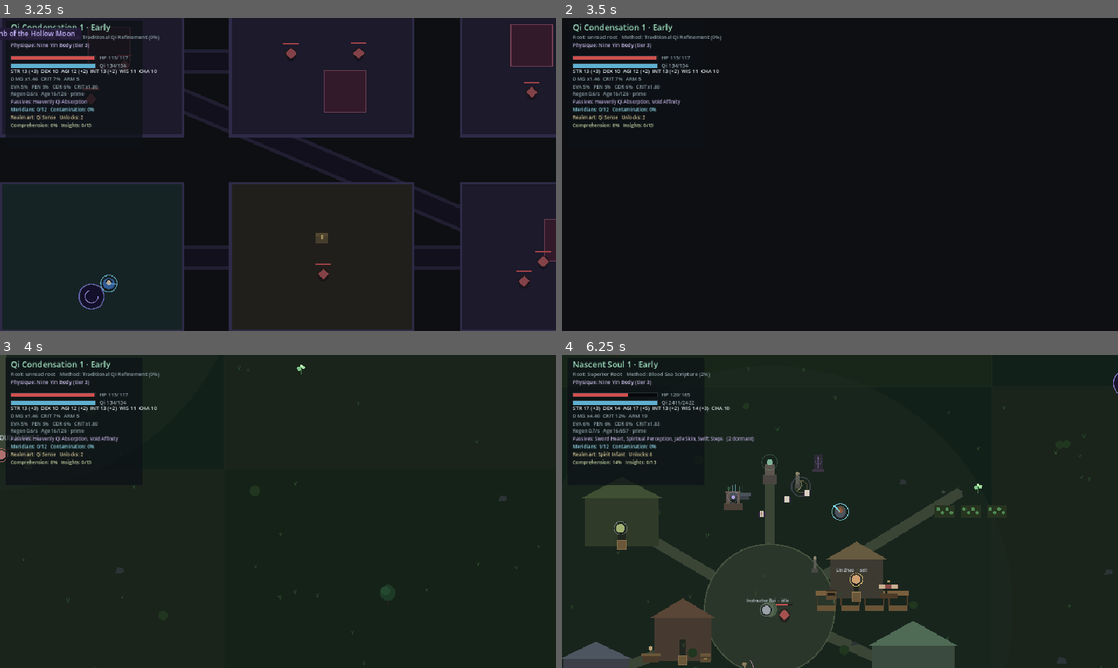
Above: before the commit, frames 1-4 (two rows, left to right).
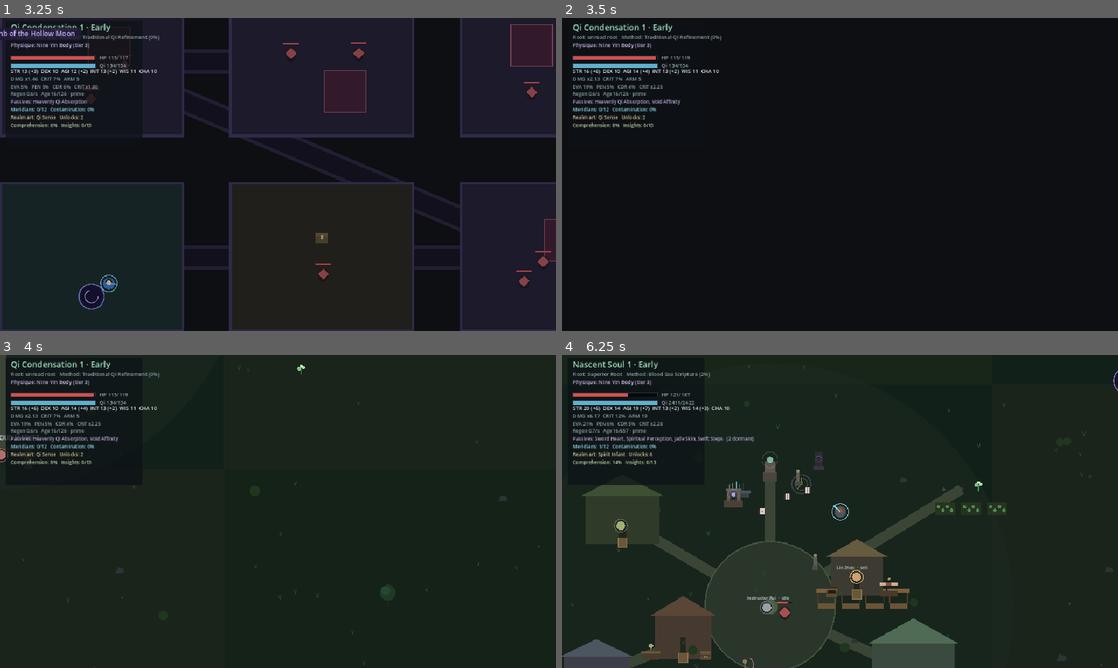
Above: after the commit, the same moments.

Repository: jiinzaa-creates/eternal-ascension
Game: Godot game, scene res://tests/integration.tscn
Same seed, same stepped clock (60 frames per second), same inputs: the game is played once before the commit and once after it. This scene is started directly instead of the project's main scene.
Inputs (mouse positions are in pixels of both pictures, inside the frame that each line leads up to):
- Up to frame 1 (3.25 s): tap Enter (accept) at 0.5 s; move the mouse to (400, 158) at 0.52 s; hold D (move_right) 0.53-1.25 s; hold Ctrl (block) 0.53-1.25 s; click (400, 158) at 0.67 s; tap F (meditate) at 0.8, 2.3 s; drag from (166, 190) to (250, 237) at 1.27 s; move the mouse to (333, 105) at 2.02 s; hold D (move_right) 2.03-2.75 s; hold Enter (accept) 2.03-2.75 s; drag from (250, 237) to (111, 127) at 2.77 s
- Up to frame 2 (3.5 s): no input
- Up to frame 3 (4 s): move the mouse to (444, 558) at 3.52 s; hold A (move_left) from 3.53 s (still down); tap ] (bar_next) at 3.6 s; tap F (meditate) at 3.8 s
- Up to frame 4 (6.25 s): release A (move_left) at 4.25 s; drag from (673, 464) to (756, 433) at 4.27 s; move the mouse to (867, 511) at 5.02 s; hold S (move_down) 5.03-5.75 s; hold Ctrl (block) 5.03-5.75 s; click (867, 511) at 5.17 s; tap F (meditate) at 5.3 s; drag from (756, 433) to (728, 527) at 5.77 s

Frame 1 is identical in both runs. In frame 2, 0.1% of the frame differs, in the area x 3-23%, y 12-23%; in frame 3, 0.1%; in frame 4, 3.8%, in the area x 0-100%, y 3-100%.

Commit message:
M41: add authored unique relics with sources and kill effects
Two hand-written relics now drop once per save from the Warden and the
inheritance altar, carry fixed rolls and lore through saves, and return Qi
or health on a kill while worn. Validation rejects a source or effect the
code cannot honour.

Diff:
--- a/game/core/db.gd
+++ b/game/core/db.gd
@@ -25,6 +25,7 @@
 var enemy_archetypes: Array = []
 var spirit_beasts: Array = []
 var bosses: Array = []
+var uniques: Array = []
 var origins: Array = []
 var physiques: Array = []
 var weapon_types: Array = []
@@ -59,6 +60,7 @@
 	enemy_archetypes = _read("enemy_archetypes.json").get("archetypes", [])
 	spirit_beasts = _read("spirit_beasts.json").get("beasts", [])
 	bosses = _read("bosses.json").get("bosses", [])
+	uniques = _read("uniques.json").get("uniques", [])
 	origins = _read("origins.json").get("origins", [])
 	physiques = _read("physiques.json").get("physiques", [])
 	weapon_types = _read("weapons.json").get("weapon_types", [])
@@ -79,6 +81,7 @@
 	_index("enemy_archetype", enemy_archetypes)
 	_index("spirit_beast", spirit_beasts)
 	_index("boss", bosses)
+	_index("unique", uniques)
 	_index("origin", origins)
 	_index("physique", physiques)
 	_index("weapon_type", weapon_types)
@@ -447,6 +450,44 @@
 				problems.append("item base %s conflicts with unused tag %s" % [b.get("id", "?"), String(tag)])
 	if prefixes.is_empty() or suffixes.is_empty():
 		problems.append("item affix pools are empty")
+
+	# Authored relics: an id a save can reference, a base whose slot agrees, one
+	# real acquisition source, one known effect with an amount, and real mods.
+	if uniques.is_empty():
+		problems.append("no unique items defined")
+	for u in uniques:
+		var unique_id := String(u.get("id", ""))
+		if not Items.is_stable_id(unique_id) or not unique_id.begins_with("item.unique."):
+			problems.append("unique %s is not an item.unique.* id" % unique_id)
+		if String(u.get("name", "")) == "" or String(u.get("lore", "")) == "":
+			problems.append("unique %s has no name or lore" % unique_id)
+		var unique_base := by_id("base", String(u.get("base", "")))
+		if unique_base.is_empty():
+			problems.append("unique %s names unknown base %s" % [unique_id, String(u.get("base", ""))])
+		elif String(unique_base.get("slot", "")) != String(u.get("slot", "")):
+			problems.append("unique %s slot disagrees with its base" % unique_id)
+		var source := String(u.get("source", ""))
+		var source_ok := source == Uniques.ALTAR_SOURCE \
+			or (source.begins_with("boss.") and not by_id("boss", source).is_empty())
+		if not source_ok:
+			problems.append("unique %s has unknown source %s" % [unique_id, source])
+		var effect: Dictionary = u.get("effect", {})
+		if not Uniques.EFFECTS.has(String(effect.get("id", ""))):
+			problems.append("unique %s has no known effect" % unique_id)
+		elif float(effect.get("amount", 0.0)) <= 0.0:
+			problems.append("unique %s effect has no amount" % unique_id)
+		var unique_mods: Array = u.get("mods", [])
+		if unique_mods.is_empty():
+			problems.append("unique %s has no mods" % unique_id)
+		for mod in unique_mods:
+			if typeof(mod) != TYPE_DICTIONARY:
+				problems.append("unique %s has a malformed mod" % unique_id)
+				continue
+			var mod_stat := String((mod as Dictionary).get("stat", ""))
+			if not (Attributes.KEYS.has(mod_stat) or StatBlock.PERCENT_STATS.has(mod_stat) or StatBlock.FLAT_STATS.has(mod_stat)):
+				problems.append("unique %s uses unknown stat %s" % [unique_id, mod_stat])
+		if int(u.get("value", 0)) <= 0:
+			problems.append("unique %s has no value" % unique_id)
 	var affix_ids: Dictionary = {}
 	for pool in [prefixes, suffixes]:
 		for a in pool:
--- /dev/null
+++ b/game/data/uniques.json
@@ -0,0 +1,38 @@
+{
+  "uniques": [
+    {
+      "id": "item.unique.hollow_moon_blade",
+      "name": "Hollow Moon Blade",
+      "base": "base.sword.iron_jian",
+      "slot": "weapon",
+      "ilvl": 7,
+      "rarity": 3,
+      "value": 480,
+      "source": "boss.tomb_warden",
+      "lore": "Ground from the warden's shadow, it remembers every oath the tomb broke.",
+      "effect": {"id": "qi_on_kill", "amount": 12.0, "text": "Restores 12 Qi for every kill"},
+      "mods": [
+        {"id": "prefix.sharpened", "stat": "physical_damage_pct", "value": 38.0, "text": "+38% physical damage"},
+        {"id": "prefix.ruinous", "stat": "crit_damage", "value": 45.0, "text": "+45% critical damage"},
+        {"id": "suffix.tiger", "stat": "str", "value": 6.0, "text": "+6 STR"}
+      ]
+    },
+    {
+      "id": "item.unique.cloudstep_sash",
+      "name": "Cloudstep Sash",
+      "base": "base.robe.cloud_silk",
+      "slot": "armor",
+      "ilvl": 6,
+      "rarity": 3,
+      "value": 380,
+      "source": "site.inheritance_altar",
+      "lore": "Woven by a body that never touched the floor of the tomb it died in.",
+      "effect": {"id": "mend_on_kill", "amount": 5.0, "text": "Restores 5 health for every kill"},
+      "mods": [
+        {"id": "prefix.flowing", "stat": "move_speed_pct", "value": 16.0, "text": "+16% movement speed"},
+        {"id": "suffix.evasion", "stat": "evasion", "value": 14.0, "text": "+14% evasion"},
+        {"id": "suffix.cloud", "stat": "agi", "value": 4.0, "text": "+4 AGI"}
+      ]
+    }
+  ]
+}
--- a/game/entities/player.gd
+++ b/game/entities/player.gd
@@ -1085,12 +1085,21 @@
 	return gained
 
 
-## Kills feed the blood method; other methods ignore them.
+## Kills feed the blood method; other methods ignore them. Worn relics can also
+## return health or Qi per kill, and a broken relic returns nothing.
 func on_kill(ilvl: int = 1) -> void:
 	if cultivation.method_id == "method.blood":
 		cultivation.add_blood_charge(3.0 + float(maxi(1, ilvl)) * 2.0)
 	# Every death is a lesson, whether or not the character wanted it.
 	gain_comprehension(2.0)
+	var relic := Uniques.kill_effects(equipment, DB)
+	var healed := float(relic.get("hp", 0.0))
+	if healed > 0.0 and hp > 0.0:
+		hp = minf(hp_max, hp + healed)
+	var qi_gain := float(relic.get("qi", 0.0))
+	if qi_gain > 0.0 and cultivation.qi < cultivation.qi_max(stats):
+		cultivation.qi = minf(cultivation.qi_max(stats), cultivation.qi + qi_gain)
+		Bus.cultivation_changed.emit()
 
 
 func toggle_meditation() -> void:
--- a/game/scenes/main.gd
+++ b/game/scenes/main.gd
@@ -1688,6 +1688,7 @@
 		Bus.toast.emit("The altar's body is no greater than the one you already carry.")
 	if not learned and not gained:
 		Bus.toast.emit("The altar yields nothing you can still use.")
+	_grant_unique(Uniques.ALTAR_SOURCE)
 	Bus.cultivation_changed.emit()
 
 
@@ -1815,6 +1816,27 @@
 		realm_instance.spawn_beast(String(ids[i]), at, 2)
 
 
+## Authored relics are one per save. The boss and the altar ask for their
+## source's relic, and an id already worn or bagged is never granted twice.
+func _grant_unique(source: String) -> void:
+	if player == null:
+		return
+	var owned := Uniques.owned_ids(player.equipment, player.inventory)
+	var rules := Uniques.new(DB)
+	for entry in DB.uniques:
+		if String(entry.get("source", "")) != source:
+			continue
+		var unique_id := String(entry.get("id", ""))
+		if owned.has(unique_id):
+			continue
+		var relic := rules.make(unique_id)
+		if relic.is_empty():
+			continue
+		player.pick_up(relic)
+		Bus.toast.emit("Relic — %s. %s" % [String(relic.get("name", "?")), String(relic.get("lore", ""))])
+		return
+
+
 ## Paid once per stable boss id. The reward is the boss' own, not the ordinary
 ## loot roll: stones and one guaranteed piece at the declared rarity.
 func _on_boss_defeated(id: String, _at: Vector2) -> void:
@@ -1836,6 +1858,8 @@
 	else:
 		player.pick_up(item)
 		Bus.toast.emit("%s falls. You take the %s." % [name, String(item.get("name", "spoils"))])
+	# Boss ids are already stable `boss.*` keys, matching the relic's source.
+	_grant_unique(id)
 	Bus.player_stats_changed.emit()
 
 
--- a/game/systems/items.gd
+++ b/game/systems/items.gd
@@ -34,7 +34,7 @@
 const FIELDS: Array[String] = [
 	"id", "seed", "base", "base_name", "slot", "weapon_type", "ilvl", "rarity",
 	"rarity_name", "name", "implicit", "base_damage", "armor", "mods", "value",
-	"count", "durability",
+	"unique", "lore", "count", "durability",
 ]
 
 
@@ -159,6 +159,8 @@
 	out["armor"] = maxf(0.0, float(data.get("armor", 0.0)))
 	out["mods"] = _normalize_mods(data.get("mods", []))
 	out["value"] = maxi(0, int(data.get("value", 0)))
+	out["unique"] = bool(data.get("unique", false))
+	out["lore"] = String(data.get("lore", ""))
 	out["count"] = clampi(int(data.get("count", 1)), 1, 999)
 	if DURABLE_SLOTS.has(String(out["slot"])):
 		var maximum := max_durability(String(out["slot"]))
@@ -310,8 +312,11 @@
 	return total
 
 
-## "Spirit Herb x3" for a stack, the plain name for a single item.
+## "Spirit Herb x3" for a stack, the plain name for a single item, and a diamond
+## for an authored relic so it reads as unique in every list.
 static func label(item: Dictionary) -> String:
 	var name := String(item.get("name", "?"))
+	if bool(item.get("unique", false)):
+		name = "◆ " + name
 	var count := int(item.get("count", 1))
 	return name if count <= 1 else "%s x%d" % [name, count]
--- /dev/null
+++ b/game/systems/uniques.gd
@@ -0,0 +1,114 @@
+class_name Uniques
+extends RefCounted
+## Authored relics: hand-written items with fixed rolls, lore, one source and one
+## effect. They are never produced by `ItemGen`; an instance exists only because a
+## source granted it, and its id is stable so a save can carry it.
+
+const EFFECTS: Array[String] = ["qi_on_kill", "mend_on_kill"]
+const ALTAR_SOURCE := "site.inheritance_altar"
+
+var db: Node
+
+
+func _init(database: Node) -> void:
+	db = database
+
+
+func find(id: String) -> Dictionary:
+	if db == null:
+		return {}
+	var entry: Dictionary = db.by_id("unique", id)
+	return entry
+
+
+func is_unique(item: Dictionary) -> bool:
+	return bool(item.get("unique", false)) and not find(String(item.get("id", ""))).is_empty()
+
+
+## The authored item, canonicalised. Base numbers come from the base; every
+## affix and its value comes from the data, so the same relic is always the same
+## relic and a save only has to store what it became.
+func make(id: String) -> Dictionary:
+	var entry := find(id)
+	if entry.is_empty():
+		return {}
+	var base: Dictionary = db.by_id("base", String(entry.get("base", "")))
+	if base.is_empty():
+		return {}
+	var item := {
+		"id": String(entry.get("id", "")),
+		"seed": 0,
+		"base": String(base.get("id", "")),
+		"base_name": String(base.get("name", "")),
+		"slot": String(base.get("slot", entry.get("slot", ""))),
+		"weapon_type": String(base.get("weapon_type", "")),
+		"ilvl": maxi(1, int(entry.get("ilvl", 1))),
+		"rarity": clampi(int(entry.get("rarity", ItemGen.RARITY_NAMES.size() - 1)), 0, ItemGen.RARITY_NAMES.size() - 1),
+		"name": String(entry.get("name", "Relic")),
+		"implicit": String(base.get("implicit", "")),
+		"base_damage": float(base.get("damage", 0.0)),
+		"armor": float(base.get("armor", 0.0)),
+		"mods": entry.get("mods", []),
+		"value": maxi(0, int(entry.get("value", 0))),
+		"unique": true,
+		"lore": String(entry.get("lore", "")),
+	}
+	return Items.normalize_item(item)
+
+
+func for_source(source: String) -> Array:
+	var out: Array = []
+	for entry in db.uniques:
+		if String(entry.get("source", "")) == source:
+			out.append(entry)
+	return out
+
+
+## Ids already in hand, worn or bagged. A relic is granted once per save.
+static func owned_ids(equipment: Dictionary, inventory: Array) -> Dictionary:
+	var out: Dictionary = {}
+	for slot in Items.EQUIP_SLOTS:
+		var worn: Variant = equipment.get(slot, {})
+		if typeof(worn) == TYPE_DICTIONARY:
+			var id := String((worn as Dictionary).get("id", ""))
+			if id != "":
+				out[id] = true
+	for entry in inventory:
+		if typeof(entry) != TYPE_DICTIONARY:
+			continue
+		var id := String((entry as Dictionary).get("id", ""))
+		if id != "":
+			out[id] = true
+	return out
+
+
+## Health and Qi worn relics return per kill. A broken relic is a broken relic:
+## it contributes nothing, exactly as it contributes no stats.
+static func kill_effects(equipment: Dictionary, database: Node) -> Dictionary:
+	var out := {"hp": 0.0, "qi": 0.0}
+	for slot in Items.EQUIP_SLOTS:
+		var worn: Variant = equipment.get(slot, {})
+		if typeof(worn) != TYPE_DICTIONARY:
+			continue
+		var item: Dictionary = worn
+		if item.is_empty() or not bool(item.get("unique", false)) or Items.is_broken(item):
+			continue
+		var entry: Dictionary = database.by_id("unique", String(item.get("id", "")))
+		var effect: Variant = entry.get("effect", {})
+		if typeof(effect) != TYPE_DICTIONARY:
+			continue
+		var amount := float((effect as Dictionary).get("amount", 0.0))
+		match String((effect as Dictionary).get("id", "")):
+			"qi_on_kill":
+				out["qi"] = float(out["qi"]) + amount
+			"mend_on_kill":
+				out["hp"] = float(out["hp"]) + amount
+	return out
+
+
+## A readable line for a relic's effect, or "" for anything ordinary.
+func effect_text(id: String) -> String:
+	var effect: Variant = find(id).get("effect", {})
+	if typeof(effect) != TYPE_DICTIONARY:
+		return ""
+	return String((effect as Dictionary).get("text", ""))
--- a/game/tests/integration.gd
+++ b/game/tests/integration.gd
@@ -2451,6 +2451,58 @@
 	player.equipment["talisman"] = m40_prev_talisman
 	player.rebuild_stats()
 
+	# --- uniques: authored relics, granted once, effective when worn -----------
+	var m41_rules := Uniques.new(DB)
+	var m41_blade := m41_rules.make("item.unique.hollow_moon_blade")
+	var m41_sash := m41_rules.make("item.unique.cloudstep_sash")
+	check(not m41_blade.is_empty() and not m41_sash.is_empty(), "both relics are authored")
+	var m41_owned := Uniques.owned_ids(player.equipment, player.inventory)
+	check(m41_owned.has("item.unique.hollow_moon_blade"), "the warden's fall granted its relic")
+	check(m41_owned.has("item.unique.cloudstep_sash"), "the altar granted its relic")
+
+	var m41_count_before := 0
+	for entry in player.inventory:
+		if String((entry as Dictionary).get("id", "")) == "item.unique.hollow_moon_blade":
+			m41_count_before += 1
+	for slot in Items.EQUIP_SLOTS:
+		var m41_worn: Dictionary = player.equipment.get(slot, {})
+		if String(m41_worn.get("id", "")) == "item.unique.hollow_moon_blade":
+			m41_count_before += 1
+	check(m41_count_before == 1, "a relic exists exactly once")
+	main._grant_unique("boss.tomb_warden")
+	var m41_count_after := 0
+	for entry in player.inventory:
+		if String((entry as Dictionary).get("id", "")) == "item.unique.hollow_moon_blade":
+			m41_count_after += 1
+	for slot in Items.EQUIP_SLOTS:
+		var m41_worn_again: Dictionary = player.equipment.get(slot, {})
+		if String(m41_worn_again.get("id", "")) == "item.unique.hollow_moon_blade":
+			m41_count_after += 1
+	check(m41_count_after == 1, "granting the same relic again does not duplicate it")
+
+	var m41_prev_weapon: Dictionary = player.equipment.get("weapon", {})
+	var m41_prev_armor: Dictionary = player.equipment.get("armor", {})
+	var m41_prev_hp := player.hp
+	var m41_prev_qi := player.cultivation.qi
+	player.equipment["weapon"] = m41_blade
+	player.rebuild_stats()
+	player.hp = 40.0
+	player.cultivation.qi = 0.0
+	player.on_kill(1)
+	check(player.cultivation.qi > 0.0, "the Hollow Moon Blade returns Qi on a kill")
+	check(approx(player.hp, 40.0), "and no health")
+	player.equipment["armor"] = m41_sash
+	player.rebuild_stats()
+	player.hp = 40.0
+	player.on_kill(1)
+	check(player.hp > 40.0, "the Cloudstep Sash returns health on a kill")
+	check(bool(Items.to_save(m41_blade).get("unique", false)), "a save carries the relic flag")
+	player.equipment["weapon"] = m41_prev_weapon
+	player.equipment["armor"] = m41_prev_armor
+	player.hp = m41_prev_hp
+	player.cultivation.qi = m41_prev_qi
+	player.rebuild_stats()
+
 	# --- save / load ---------------------------------------------------------
 	Save.delete_slot(96)
 	player.cultivation.qi = 12.0
--- a/game/tests/run_tests.gd
+++ b/game/tests/run_tests.gd
@@ -44,6 +44,7 @@
 	_item_tests()
 	_procedural_generation_tests()
 	_equipment_rules_tests()
+	_unique_tests()
 	_cultivation_tests()
 	_combat_tests()
 	_world_tests()
@@ -1990,6 +1991,70 @@
 	check(approx(float(rules.stat_map(modded)["str"]), 5.0), "affixes of the same stat sum")
 	check(Equipment.unit_for("physical_damage_pct") == "%", "percent affixes compare in percent")
 	check(Equipment.label_for("qi_max_flat") == "maximum Qi", "comparison labels are readable")
+
+
+# ---------------------------------------------------------------- uniques ----
+
+func _unique_tests() -> void:
+	print("[uniques] authored relics, effects and one-per-save ids")
+	var rules := Uniques.new(DB)
+	var blade := rules.make("item.unique.hollow_moon_blade")
+	check(not blade.is_empty(), "a relic is authored")
+	check(bool(blade.get("unique", false)), "a relic marks itself unique")
+	check(String(blade.get("lore", "")) != "", "a relic carries lore")
+	check(String(blade["slot"]) == "weapon" and float(blade["base_damage"]) > 0.0, "its base numbers come from the base")
+	check(int(blade["rarity"]) == ItemGen.RARITY_NAMES.size() - 1, "relics sit at the top shipped rarity")
+	check(Items.is_stable_id(String(blade["id"])), "its id is stable")
+	check(JSON.stringify(blade) == JSON.stringify(rules.make("item.unique.hollow_moon_blade")), "the same relic is always identical")
+	var mods: Array = blade["mods"]
+	check(mods.size() == 3, "fixed mods are authored, not rolled")
+	check(String((mods[0] as Dictionary)["stat"]) == "physical_damage_pct", "the first mod is fixed")
+	check(approx(float((mods[0] as Dictionary)["value"]), 38.0), "the mod value is fixed")
+	var plain := Items.normalize_item({"id": "item.test.plain", "slot": "weapon", "name": "Plain"})
+	check(not bool(plain.get("unique", false)), "ordinary items are not relics")
+	check(Items.label(blade).begins_with("◆ "), "a relic is marked in every list")
+	check(Items.label(plain) == "Plain", "ordinary labels are unchanged")
+	check(bool(Items.to_save(blade).get("unique", false)), "the save form keeps the relic flag")
+	check(String(Items.to_save(blade).get("lore", "")) != "", "the save form keeps the lore")
+	check(rules.is_unique(blade), "the registry recognises a relic")
+	check(not rules.is_unique(plain), "it does not claim ordinary gear")
+	check(rules.make("item.unique.missing").is_empty(), "an unknown relic cannot be made")
+	check(rules.make("item.test.plain").is_empty(), "an ordinary id cannot be made as a relic")
+
+	var sash := rules.make("item.unique.cloudstep_sash")
+	check(not sash.is_empty(), "the second relic is authored")
+	var qi_only := Uniques.kill_effects({"weapon": blade}, DB)
+	check(approx(float(qi_only["qi"]), 12.0), "a blade returns Qi per kill")
+	check(approx(float(qi_only["hp"]), 0.0), "and no health")
+	var both := Uniques.kill_effects({"weapon": blade, "armor": sash}, DB)
+	check(approx(float(both["hp"]), 5.0), "a sash returns health per kill")
+	check(approx(float(both["qi"]), 12.0), "effects add up across slots")
+	var broken := blade.duplicate(true)
+	broken["durability"] = 0.0
+	check(approx(float(Uniques.kill_effects({"weapon": broken}, DB)["qi"]), 0.0), "a broken relic returns nothing")
+	check(approx(float(Uniques.kill_effects({"weapon": plain}, DB)["qi"]), 0.0), "ordinary gear has no kill effect")
+	var effects_known := true
+	for entry in DB.uniques:
+		var effect: Dictionary = entry.get("effect", {})
+		if not Uniques.EFFECTS.has(String(effect.get("id", ""))):
+			effects_known = false
+	check(effects_known, "every authored effect is implemented")
+
+	check(rules.for_source("boss.tomb_warden").size() == 1, "the warden has one relic")
+	check(rules.for_source(Uniques.ALTAR_SOURCE).size() == 1, "the altar has one relic")
+	check(rules.for_source("site.nowhere").is_empty(), "an unknown source has none")
+	check(Uniques.owned_ids({}, [blade]).has("item.unique.hollow_moon_blade"), "ownership reads the satchel")
+	check(Uniques.owned_ids({"armor": sash}, []).has("item.unique.cloudstep_sash"), "ownership reads worn gear")
+	check(String(rules.effect_text("item.unique.hollow_moon_blade")) != "", "the effect has a readable line")
+
+	var generator := ItemGen.new(DB, Rng)
+	var spurious := false
+	for i in 80:
+		var item := generator.generate(5, 8100 + i, 0)
+		if bool(item.get("unique", false)):
+			spurious = true
+	check(not spurious, "ordinary generation never produces a relic")
+	check(DB.uniques.size() >= 2, "relic content is loaded")
 
 
 # ------------------------------------------------------------ cultivation ----
--- a/game/ui/hud.gd
+++ b/game/ui/hud.gd
@@ -54,6 +54,16 @@
 	while cut.length() > 1 and _text_width(cut + "..", font_size) > max_width:
 		cut = cut.substr(0, cut.length() - 1)
 	return cut + ".."
+
+
+## Relics read gold, broken gear reads red, everything else by rarity.
+func _item_color(item: Dictionary) -> Color:
+	if bool(item.get("unique", false)):
+		return Color("#f0d080")
+	if Items.is_broken(item):
+		return Color("#d06060")
+	var rarity := clampi(int(item.get("rarity", 0)), 0, ItemGen.RARITY_COLORS.size() - 1)
+	return Color(ItemGen.RARITY_COLORS[rarity])
 
 
 func _bar(pos: Vector2, bar_size: Vector2, ratio: float, color: Color, label: String) -> void:
@@ -404,10 +414,7 @@
 	y += 20.0
 	var recent: Array = player.inventory.slice(maxi(0, player.inventory.size() - 6))
 	for item in recent:
-		var color := Color(ItemGen.RARITY_COLORS[int(item.get("rarity", 0))])
-		if Items.is_broken(item):
-			color = Color("#d06060")
-		_text(Vector2(w - 316.0, y), Items.label(item), 12, color)
+		_text(Vector2(w - 316.0, y), Items.label(item), 12, _item_color(item))
 		y += 17.0
 	if player.inventory.is_empty():
 		_text(Vector2(w - 316.0, y), "Empty. Kill something.", 12, MUTED)
@@ -438,8 +445,7 @@
 		var color := Color("#5c6b73")
 		if not worn.is_empty():
 			label = Items.label(worn)
-			var rarity := clampi(int(worn.get("rarity", 0)), 0, ItemGen.RARITY_COLORS.size() - 1)
-			color = Color(ItemGen.RARITY_COLORS[rarity])
+			color = _item_color(worn)
 		_text(origin + Vector2(94.0, y), _fit(label, 12, 250.0), 12, color)
 		y += 22.0
 
@@ -453,9 +459,8 @@
 	var first := maxi(0, selected - 6)
 	for i in range(first, mini(rows.size(), first + 9)):
 		var item: Dictionary = rows[i]
-		var rarity := clampi(int(item.get("rarity", 0)), 0, ItemGen.RARITY_COLORS.size() - 1)
 		var text := "%s %s" % [">" if i == selected else " ", _fit(Items.label(item), 12, 250.0)]
-		_text(origin + Vector2(370.0, list_y), text, 12, ACCENT if i == selected else Color(ItemGen.RARITY_COLORS[rarity]))
+		_text(origin + Vector2(370.0, list_y), text, 12, ACCENT if i == selected else _item_color(item))
 		list_y += 19.0
 
 	if rows.is_empty():
@@ -468,8 +473,12 @@
 	draw_line(Vector2(cx, cy - 16.0), Vector2(panel.position.x + panel.size.x - 22.0, cy - 16.0), Color("#243039"), 1.0)
 	var worn_slot: Dictionary = player.equipment.get(String(chosen.get("slot", "")), {})
 	var against := "no piece worn there" if worn_slot.is_empty() else "against %s" % String(worn_slot.get("name", "?"))
-	_text(Vector2(cx, cy), _fit("%s  (ilvl %d)  — %s" % [String(chosen.get("name", "?")), int(chosen.get("ilvl", 1)), against], 13, 740.0), 13, INK)
+	_text(Vector2(cx, cy), _fit("%s  (ilvl %d)  — %s" % [String(chosen.get("name", "?")), int(chosen.get("ilvl", 1)), against], 13, 740.0), 13, _item_color(chosen))
 	cy += 24.0
+	var lore := String(chosen.get("lore", ""))
+	if lore != "":
+		_text(Vector2(cx, cy), _fit(lore, 11, 740.0), 11, Color("#d8c070"))
+		cy += 20.0
 	var deltas: Array = info.get("deltas", [])
 	if deltas.is_empty():
 		_text(Vector2(cx, cy), "Identical numbers.", 12, MUTED)
Not shown, added: game/systems/uniques.gd.uid
Not shown, changed: docs/DEVELOPMENT.md
